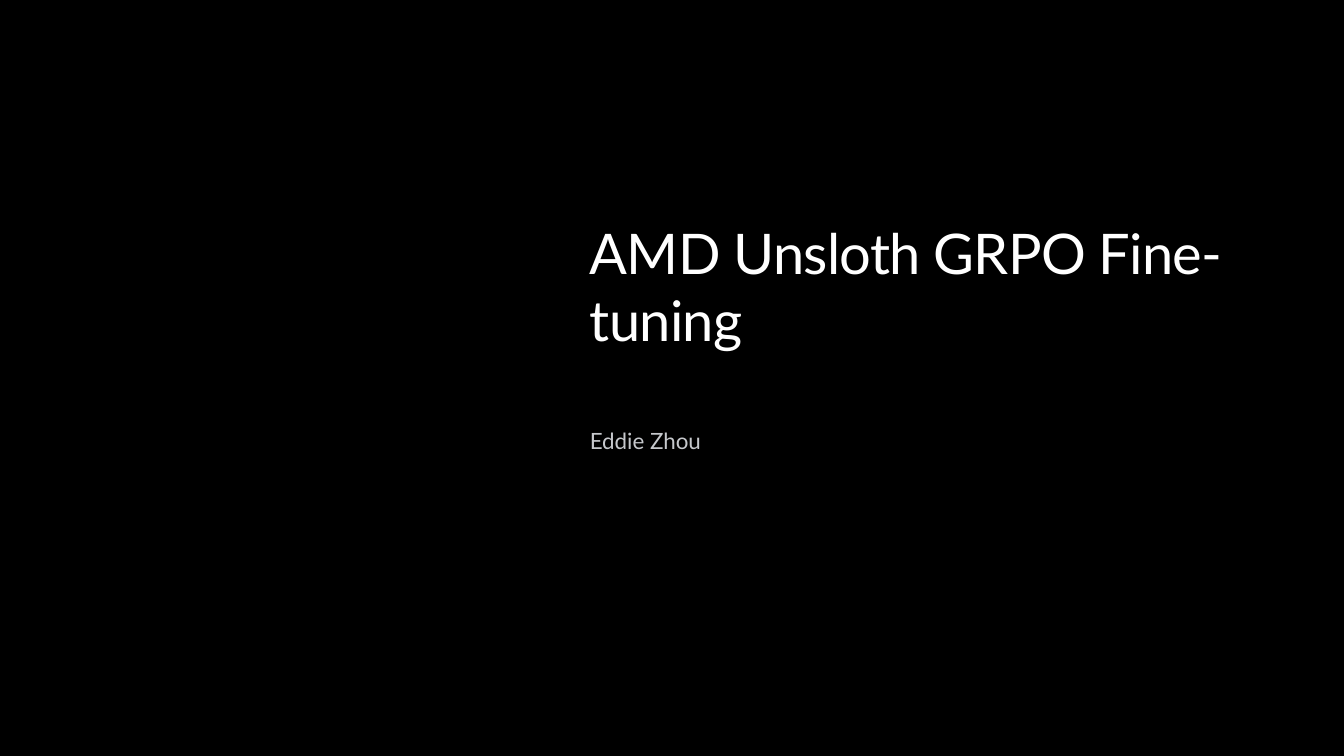
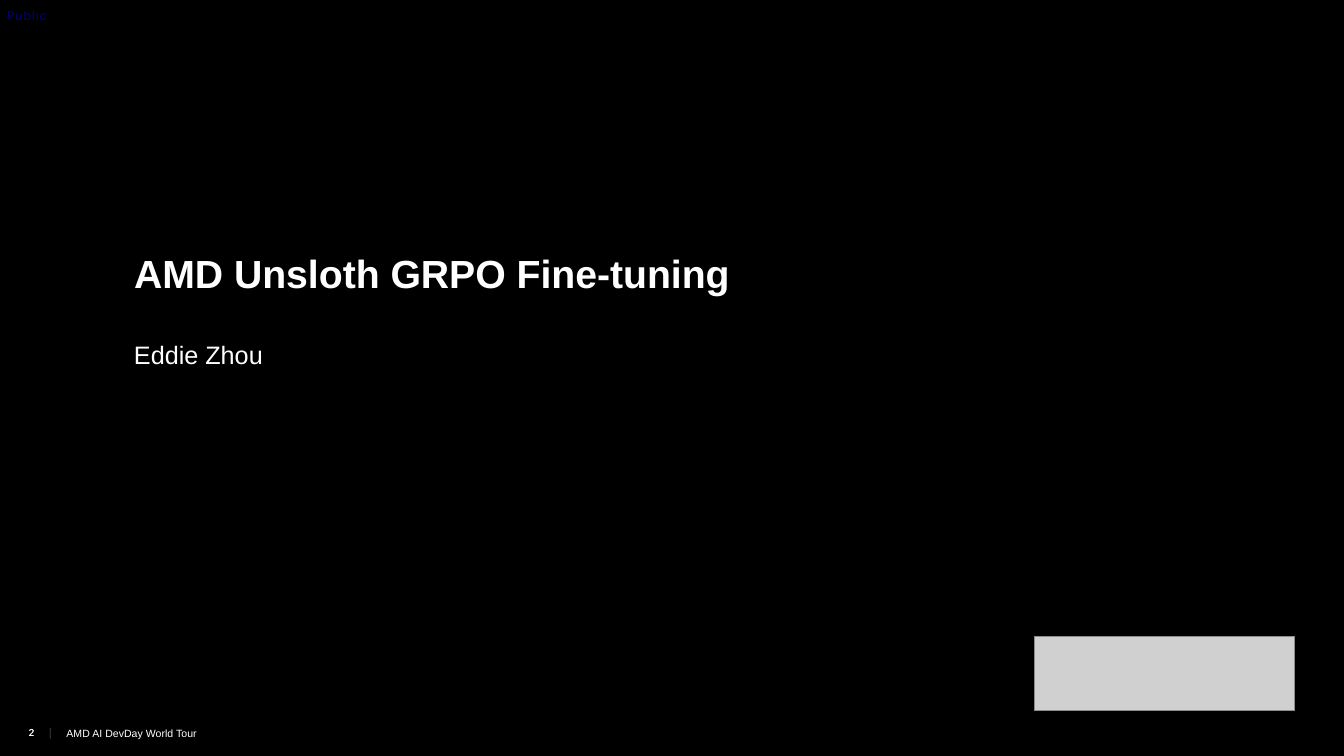
Before and after one commit to TwelveNights/Unsloth-RL-Workshop-on-Radeon, a slide deck: slide 2 of docs/AMD-Unsloth-GRPO-Fine-tuning1.pptx (slide 1 before the commit). Drawn at 1344x756 pixels with LibreOffice and Linux fonts; fonts in the diff are those of the drawing; grey boxes stand for pictures; background and template pictures are left out. Boxes give left, top, right and bottom in pixels: in the first picture for what was removed or moved away, otherwise in the second. Text is boxed around its words. In the diff, an @@ line names an element or a change of style, - is before the commit and + after.

Commit message:
Move slides to AI DevDay template; update notebook URL and password

```diff
--- a/docs/AMD-Unsloth-GRPO-Fine-tuning1.pptx
+++ b/docs/AMD-Unsloth-GRPO-Fine-tuning1.pptx
@@ text added at (x1=7, y1=11, x2=47, y2=20), 10 pt, text #0000FF at 50% opacity @@
+Public
@@ title "AMD Unsloth GRPO Fine-tuning" moved from (x1=590, y1=232, x2=1223, y2=351) to (x1=134, y1=259, x2=730, y2=296) @@
@@ title "AMD Unsloth GRPO Fine-tuning" at (x1=134, y1=259, x2=730, y2=296): size 40 to 28 pt, font Lato to Arial, letter spacing -0.5 to 0 pt, bold on; vertical alignment middle to top @@
@@ text "Eddie Zhou" moved from (x1=590, y1=432, x2=701, y2=449) to (x1=134, y1=345, x2=262, y2=365) @@
@@ text "Eddie Zhou" at (x1=134, y1=345, x2=262, y2=365): size 16 to 18 pt, font Lato to Arial, text colour #C6C8CC to #FFFFFF @@
@@ picture added at (x1=1035, y1=636, x2=1296, y2=710) @@
@@ page number added at (x1=21, y1=723, x2=34, y2=744), 7 pt, text #FFFFFF @@
+2
@@ page number added at (x1=29, y1=729, x2=35, y2=736), 7 pt, text #FFFFFF @@
+2
@@ text added at (x1=49, y1=722, x2=52, y2=744), 7.5 pt, text #FFFFFF @@
+|
@@ text added at (x1=49, y1=722, x2=52, y2=744), 7.5 pt, text #000000 @@
+|
@@ text added at (x1=66, y1=729, x2=197, y2=739), 7.5 pt, text #FFFFFF @@
+AMD AI DevDay World Tour
```
Also in this commit, not shown: 17 other slides changed, 1 slide added, 1 other file.
